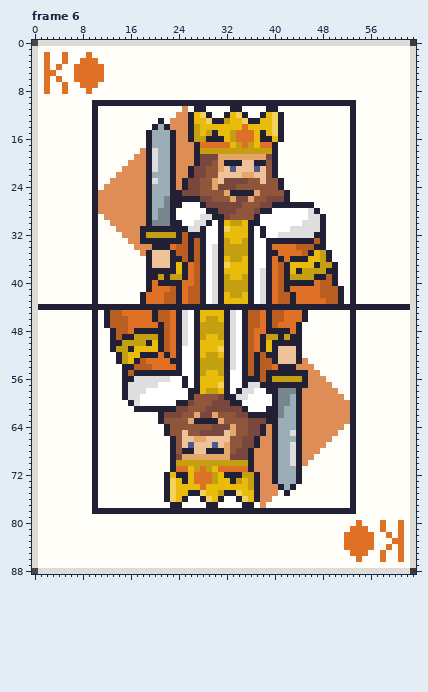
Two states of a pixel-art file, Rhombus-Editor/Patience/Assets/PixelCardsNew.aseprite. The picture above was drawn from the file before the commit.
64x89 pixels, 20 frames. Colours within 5 levels of each other are drawn and written as one. Shown: frame 6. The commit also changed other frames, which this record leaves out.
Now the later version:
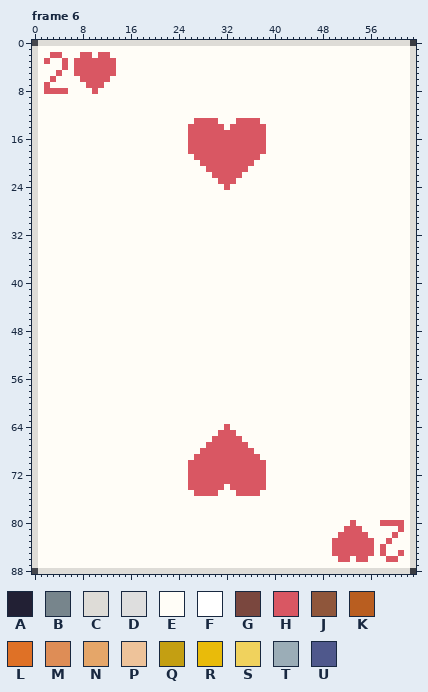
Palette (. is transparent): A #222034  B #77858c  C #dedcd7  D #dedede  E #fffdf7  F #ffffff  G #7a473e  H #d95763  J #8f563b  K #b95e20  L #df7126  M #de8d56  N #e5a669  P #eec39a  Q #c49f12  R #e9bb0a  S #f0d25d  T #9badb7  U #4f588c
The commit says: Adding a bunch of card assets
From old to new:
Changed rows in their new state; - is an unchanged pixel.
Frame 6, layers "Layer 4", "Layer 1", "Layer 2":
first column x 1:
 2 -EHHE--HH-HH--------------------------------------------------
 3 -H--H-HHHHHHH-------------------------------------------------
 4 -E-EH-HHHHHHH-------------------------------------------------
 5 -EEH--HHHHHHH-------------------------------------------------
 6 -EHE--EHHHHH--------------------------------------------------
 7 -H--E--EHHH---------------------------------------------------
 8 -HHHH---EH----------------------------------------------------
10 ---------EEEEEEEEEEEEEEEEEEEEEEEEEEEEEEEEEEEEEEEEEEEE---------
11 ---------E--------------E-EE----EE----EE------------E---------
12 ---------E-------------EEEEEE--EEEE--EEEE-----------E---------
13 ---------E----------E-EEEEHHHHEEEHHHHEEEE-----------E---------
14 ---------E---------EEEEEEHHHHHHEHHHHHHEEE-----------E---------
15 ---------E--------EEEEEEEHHHHHHHHHHHHHEEE-----------E---------
16 ---------E--------EEEEEEEHHHHHHHHHHHHHEEE-----------E---------
17 ---------E--------EEEEEEEHHHHHHHHHHHHHEE------------E---------
18 ---------E-------EEEEEEEEHHHHHHHHHHHHHEE------------E---------
19 ---------E------EEEEEEEEEEHHHHHHHHHHHEEE------------E---------
20 ---------E-----EEEEEEEEEEEEHHHHHHHHHEEEE------------E---------
21 ---------E----EEEEEEEEEEEEEEHHHHHHHEEEEE------------E---------
22 ---------E---EEEEEEEEEEEEEEEEHHHHHEEEEEE------------E---------
23 ---------E--EEEEEEEEEEEEEEEEEEHHHEEEEEEEE-----------E---------
24 ---------E-EEEEEEEEEEEEEEEEEEEEHEEEEEEEEE-----------E---------
25 ---------EEEEEEEEEEEEEEEEEEEEEEEEEEEEEEEEE----------E---------
26 ---------EEEEEEEEEEEEEEEEEEEEEEEEEEEEEEEEE----------E---------
27 ---------EEEEEEEEEEEEEEEEEEEEEEEEEEEEEEEEEEEEE------E---------
28 ---------EEEEEEEEEEEEEEEEEEEEEEEEEEEEEEEEEEEEEE-----E---------
29 ---------E-EEEEEEEEEEEEEEEEEEEEEEEEEEEEEEEEEEEEE----E---------
30 ---------E--EEEEEEEEEEEEEEEEEEEEEEEEEEEEEEEEEEEE----E---------
31 ---------E---EEEEEEEEEEEEEEEEEEEEEEEEEEEEEEEEEEE----E---------
32 ---------E----EEEEEEEEEEEEEEEEEEEEEEEEEEEEEEEEEE----E---------
33 ---------E-----EEEEEEEEEEEEEEEEEEEEEEEEEEEEEEEEE----E---------
34 ---------E------EEEEEEEEEEEEEEEEEEEEEEEEEEEEEEEE----E---------
35 ---------E-------EEEEEEEEEEEEEEEEEEEEEEEEEEEEEEEE---E---------
36 ---------E--------EEEEEEEEEEEEEEEEEEEEEEEEEEEEEEE---E---------
37 ---------E--------EEEEEEEEEEEEEEEEEEEEEEEEEEEEEEEE--E---------
38 ---------E--------EEEEEEEEEEEEEEEEEEEEEEEEEEEEEEEE--E---------
39 ---------E--------EEEEEEEEEEEEEEEEEEEEEEEEEEEEEEEE--E---------
40 ---------E--------EEEEEEEEEEEEEEEEEEEEEEEEEEEEEEEE--E---------
41 ---------E--------EEEEEEEEEEEEEEEEEEEEEEEEEEEEEEEEE-E---------
42 ---------E-------EEEEEEEEEEEEEEEEEEEEEEEEEEEEEEEEEE-E---------
43 ---------E-------EEEEEEEEEEEEEEEEEEEEEEEEEEEEEEEEEE-E---------
44 EEEEEEEEEEEEEEEEEEEEEEEEEEEEEEEEEEEEEEEEEEEEEEEEEEEEEEEEEEEEEE
45 ---------E-EEEEEEEEEEEEEEEEEEEEEEEEEEEEEEEEEE-------E---------
46 ---------E-EEEEEEEEEEEEEEEEEEEEEEEEEEEEEEEEEE-------E---------
47 ---------E-EEEEEEEEEEEEEEEEEEEEEEEEEEEEEEEEE--------E---------
48 ---------E--EEEEEEEEEEEEEEEEEEEEEEEEEEEEEEEE--------E---------
49 ---------E--EEEEEEEEEEEEEEEEEEEEEEEEEEEEEEEE--------E---------
50 ---------E--EEEEEEEEEEEEEEEEEEEEEEEEEEEEEEEE--------E---------
51 ---------E--EEEEEEEEEEEEEEEEEEEEEEEEEEEEEEEE--------E---------
52 ---------E---EEEEEEEEEEEEEEEEEEEEEEEEEEEEEEE--------E---------
53 ---------E---EEEEEEEEEEEEEEEEEEEEEEEEEEEEEEEE-------E---------
54 ---------E----EEEEEEEEEEEEEEEEEEEEEEEEEEEEEEEE------E---------
55 ---------E----EEEEEEEEEEEEEEEEEEEEEEEEEEEEEEEEE-----E---------
56 ---------E----EEEEEEEEEEEEEEEEEEEEEEEEEEEEEEEEEE----E---------
57 ---------E----EEEEEEEEEEEEEEEEEEEEEEEEEEEEEEEEEEE---E---------
58 ---------E----EEEEEEEEEEEEEEEEEEEEEEEEEEEEEEEEEEEE--E---------
59 ---------E----EEEEEEEEEEEEEEEEEEEEEEEEEEEEEEEEEEEEE-E---------
60 ---------E-----EEEEEEEEEEEEEEEEEEEEEEEEEEEEEEEEEEEEEE---------
61 ---------E------EEEEEEEEEEEEEEEEEEEEEEEEEEEEEEEEEEEEE---------
62 ---------E----------EEEEEEEEEEEEEEEEEEEEEEEEEEEEEEEEE---------
63 ---------E----------EEEEEEEEEEEEEEEEEEEEEEEEEEEEEEEEE---------
64 ---------E-----------EEEEEEEEEEHEEEEEEEEEEEEEEEEEEE-E---------
65 ---------E-----------EEEEEEEEEHHHEEEEEEEEEEEEEEEEE--E---------
66 ---------E------------EEEEEEEHHHHHEEEEEEEEEEEEEEE---E---------
67 ---------E------------EEEEEEHHHHHHHEEEEEEEEEEEEE----E---------
68 ---------E------------EEEEEHHHHHHHHHEEEEEEEEEEE-----E---------
69 ---------E------------EEEEHHHHHHHHHHHEEEEEEEEE------E---------
70 ---------E------------EEEHHHHHHHHHHHHHEEEEEEE-------E---------
71 ---------E------------EEEHHHHHHHHHHHHHEEEEEE--------E---------
72 ---------E-----------EEEEHHHHHHHHHHHHHEEEEEE--------E---------
73 ---------E-----------EEEEHHHHHHHHHHHHHEEEEEE--------E---------
74 ---------E-----------EEEEHHHHHHEHHHHHHEEEEE---------E---------
75 ---------E-----------EEEEEHHHHEEEHHHHEEE-E----------E---------
76 ---------E-----------EEEE--EEEE--EEEEEE-------------E---------
77 ---------E------------EE----EE----EE-E--------------E---------
78 ---------EEEEEEEEEEEEEEEEEEEEEEEEEEEEEEEEEEEEEEEEEEEE---------
80 ----------------------------------------------------HE---HHHH-
81 ---------------------------------------------------HHHE--E--H-
82 --------------------------------------------------HHHHHE--EHE-
83 -------------------------------------------------HHHHHHH--HEE-
84 -------------------------------------------------HHHHHHH-HE-E-
85 -------------------------------------------------HHHHHHH-H--H-
86 --------------------------------------------------HH-HH--EHHE-
Pixel boxes of the changes (left, top, right, bottom) in both pictures:
changed: (38, 52, 410, 562)
